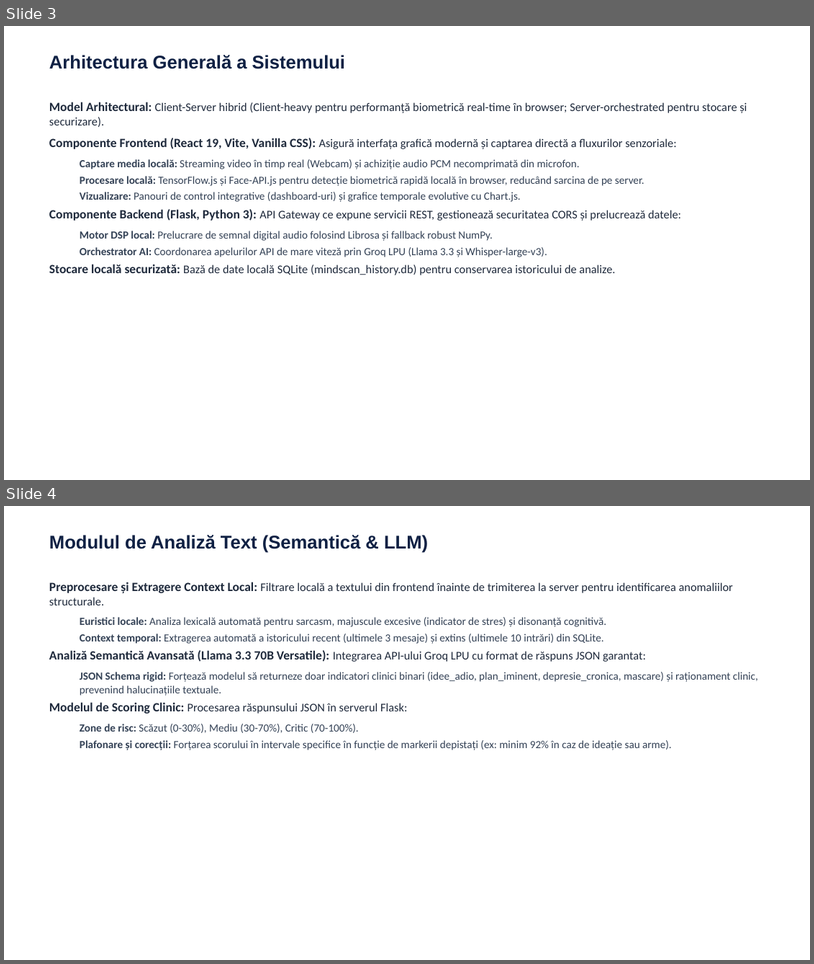
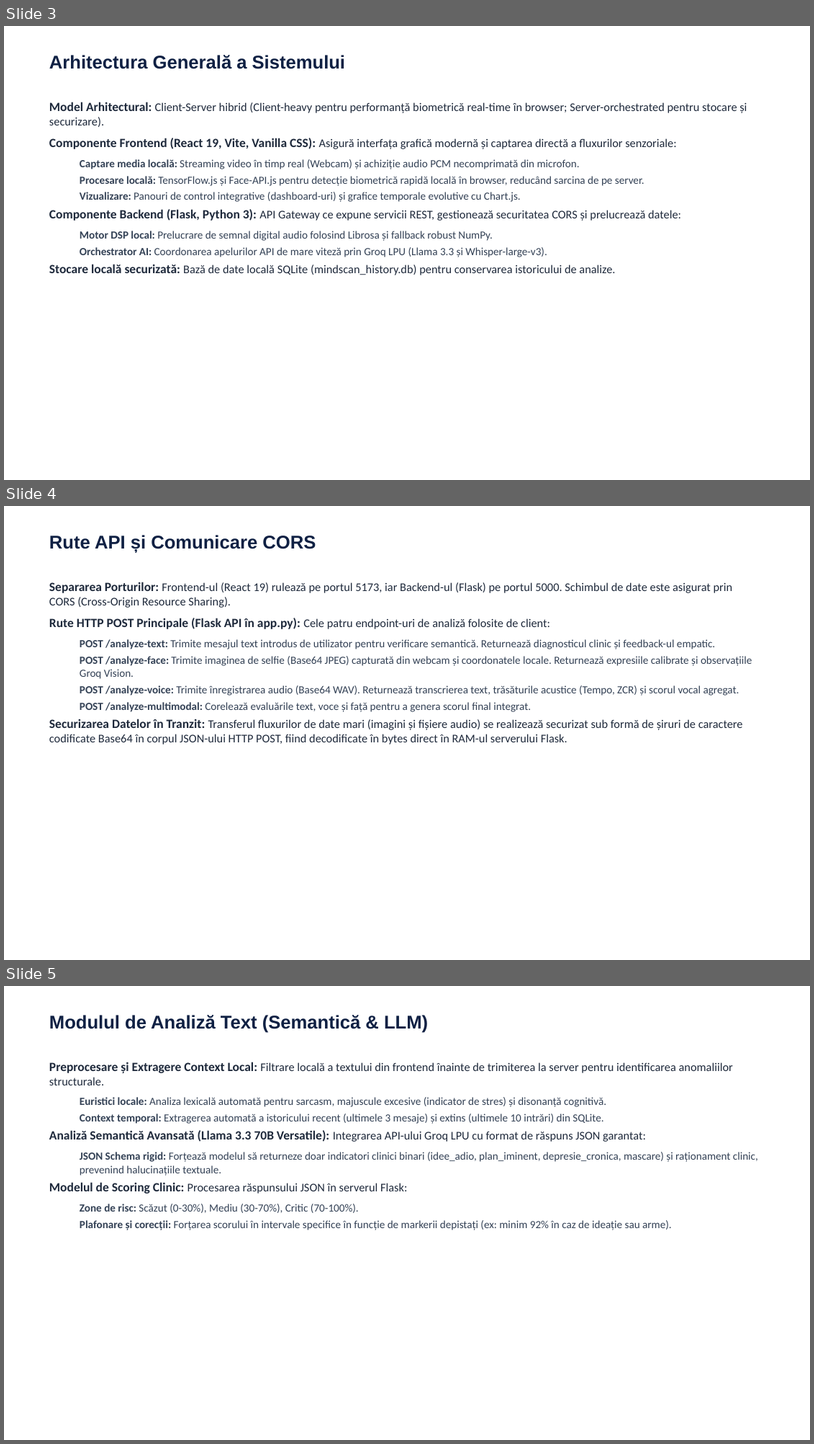
Before and after one commit to benxta4424/Anchor, a slide deck: Prezentare_Licenta_Podean_Beniamin.pptx. Shown one above the other, each under a label of ours: slides 3 and 4 before the commit, slides 3, 4 and 5 after it. The pictures are 814x964 and 814x1444 pixels, drawn with LibreOffice and Linux fonts; fonts in the diff are those of the drawing. Boxes give left, top, right and bottom in pixels: in the first picture for what was removed or moved away, otherwise in the second. Text is boxed around its words. In the diff, an @@ line names an element or a change of style, - is before the commit and + after.

```diff
--- a/Prezentare_Licenta_Podean_Beniamin.pptx
+++ b/Prezentare_Licenta_Podean_Beniamin.pptx
@@ slide 4 added at (4, 506, 810, 960), background #FFFFFF @@
@@ text added at (49, 535, 316, 553), 22 pt, text #0F2043, bold @@
+Rute API și Comunicare CORS
@@ text added at (49, 582, 752, 744), 13 pt, text #334155 @@
+Separarea Porturilor: Frontend-ul (React 19) rulează pe portul 5173, iar Backend-ul (Flask) pe portul 5000. Schimbul de date este asigurat prin CORS (Cross-Origin Resource Sharing).
+Rute HTTP POST Principale (Flask API în app.py): Cele patru endpoint-uri de analiză folosite de client:
+  POST /analyze-text: Trimite mesajul text introdus de utilizator pentru verificare semantică. Returnează diagnosticul clinic și feedback-ul empatic.
+  POST /analyze-face: Trimite imaginea de selfie (Base64 JPEG) capturată din webcam și coordonatele locale. Returnează expresiile calibrate și observațiile Groq Vision.
+  POST /analyze-voice: Trimite înregistrarea audio (Base64 WAV). Returnează transcrierea text, trăsăturile acustice (Tempo, ZCR) și scorul vocal agregat.
+  POST /analyze-multimodal: Corelează evaluările text, voce și față pentru a genera scorul final integrat.
+Securizarea Datelor în Tranzit: Transferul fluxurilor de date mari (imagini și fișiere audio) se realizează securizat sub formă de șiruri de caractere codificate Base64 în corpul JSON-ului HTTP POST, fiind decodificate în bytes direct în RAM-ul serverului Flask.
@@ what was slide 4 is now slide 5 @@
```
Also in this commit, not shown: 1 slide changed, 2 other slides added.
